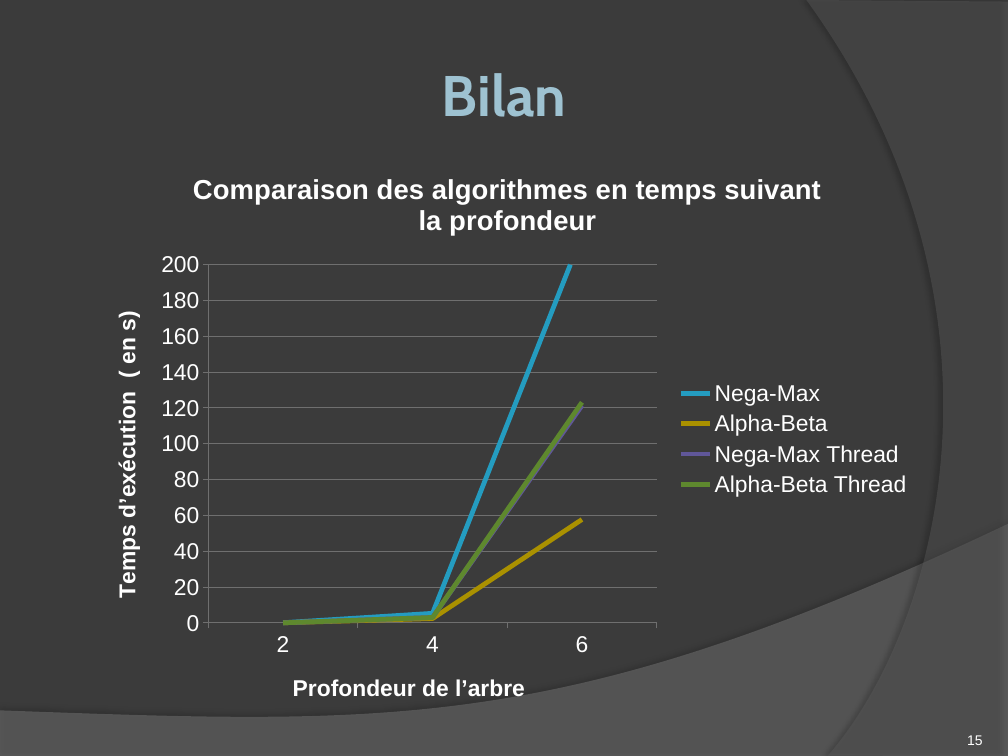
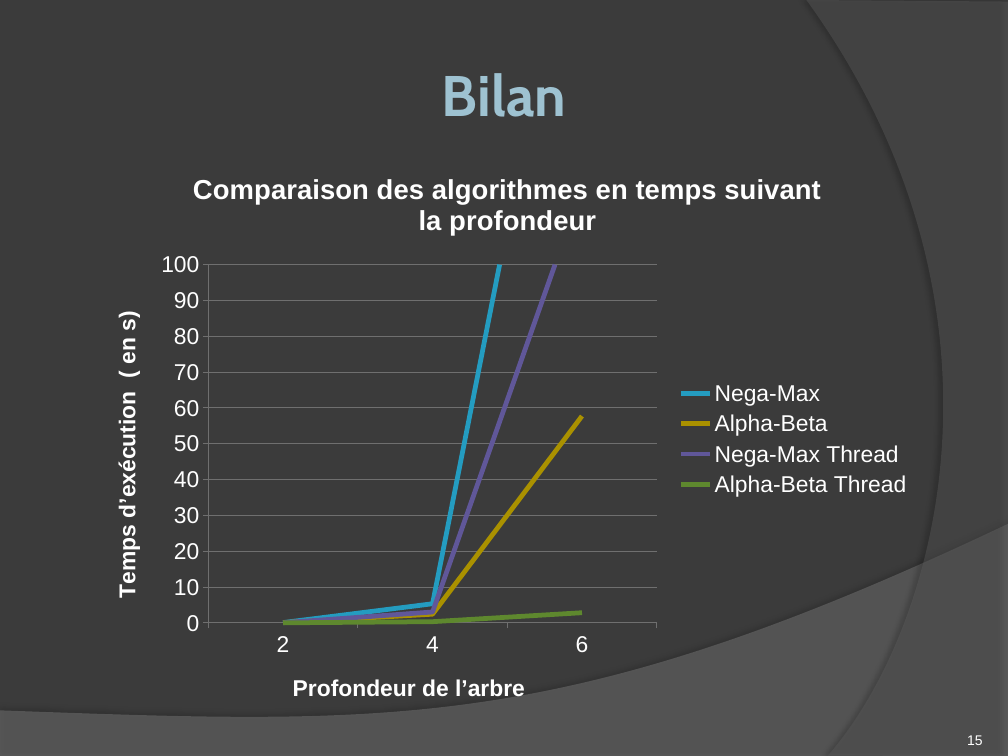
Before and after one commit to romaincarlsen/EtudesPratiques, a slide deck: slide 15 of Diapo Soutenance.pptx. Drawn at 1008x756 pixels with LibreOffice and Linux fonts; fonts in the diff are those of the drawing. Boxes give left, top, right and bottom in pixels: in the first picture for what was removed or moved away, otherwise in the second. Text is boxed around its words. In the diff, an @@ line names an element or a change of style, - is before the commit and + after.

```diff
--- a/Diapo Soutenance.pptx
+++ b/Diapo Soutenance.pptx
@@ line chart at box(93, 154, 922, 724) @@
@@ Alpha-Beta Thread, 4: 3 to 0 @@
@@ Alpha-Beta Thread, 6: 123 to 3 @@
@@ value axis changed @@
```
Also in this commit, not shown: 1 other slide changed.
